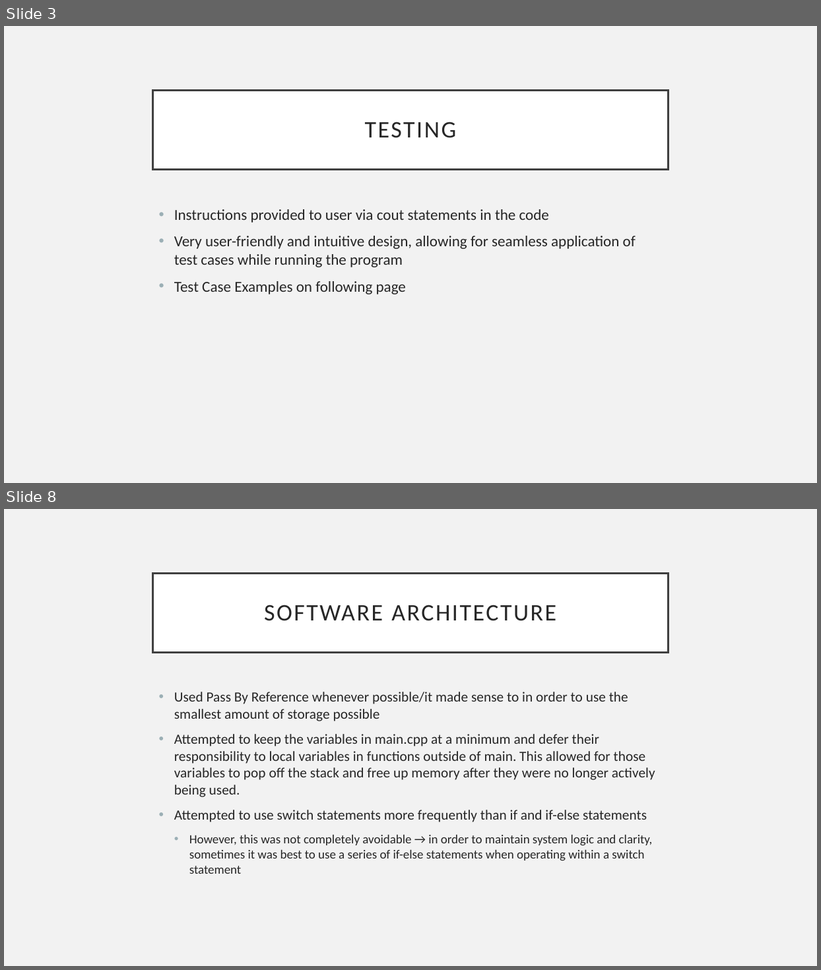
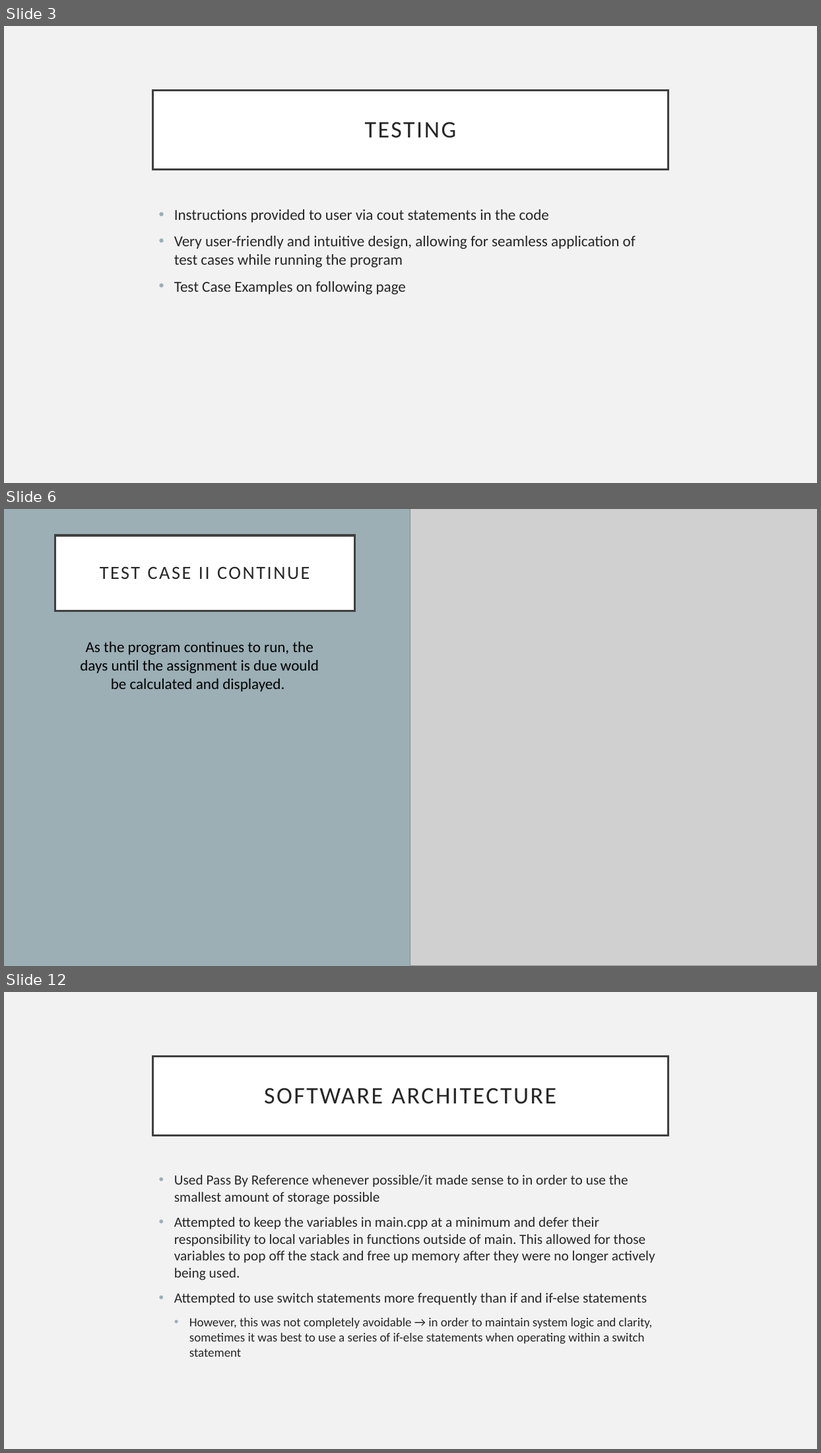
Before and after one commit to kylawilson/EC327FinalProject, a slide deck: doc/ProjectArchitecture.pptx. Shown one above the other, each under a label of ours: slides 3 and 8 before the commit, slides 3, 6 and 12 after it; the slides between them are not shown. The pictures are 821x970 and 821x1453 pixels, drawn with LibreOffice and Linux fonts; fonts in the diff are those of the drawing; grey boxes stand for pictures. Boxes give left, top, right and bottom in pixels: in the first picture for what was removed or moved away, otherwise in the second. Text is boxed around its words. In the diff, an @@ line names an element or a change of style, - is before the commit and + after.

```diff
--- a/doc/ProjectArchitecture.pptx
+++ b/doc/ProjectArchitecture.pptx
@@ slide 6 added at (x1=4, y1=509, x2=817, y2=966), background #F2F2F2 @@
@@ rectangle added at (x1=4, y1=509, x2=411, y2=966), fill #9BAFB5 @@
@@ picture added at (x1=411, y1=509, x2=817, y2=966) @@
@@ title added at (x1=55, y1=535, x2=355, y2=611), fill #FFFFFF, outline #404040 2.5 pt, 22 pt, text #262626 @@
+TEST CASE II CONTINUE
@@ text added at (x1=80, y1=642, x2=319, y2=692), 18 pt, text #000000 @@
+As the program continues to run, the days until the assignment is due would be calculated and displayed.
@@ what was slide 8 is now slide 12 @@
```
Also in this commit, not shown: 7 other slides added, 4 slides removed.
